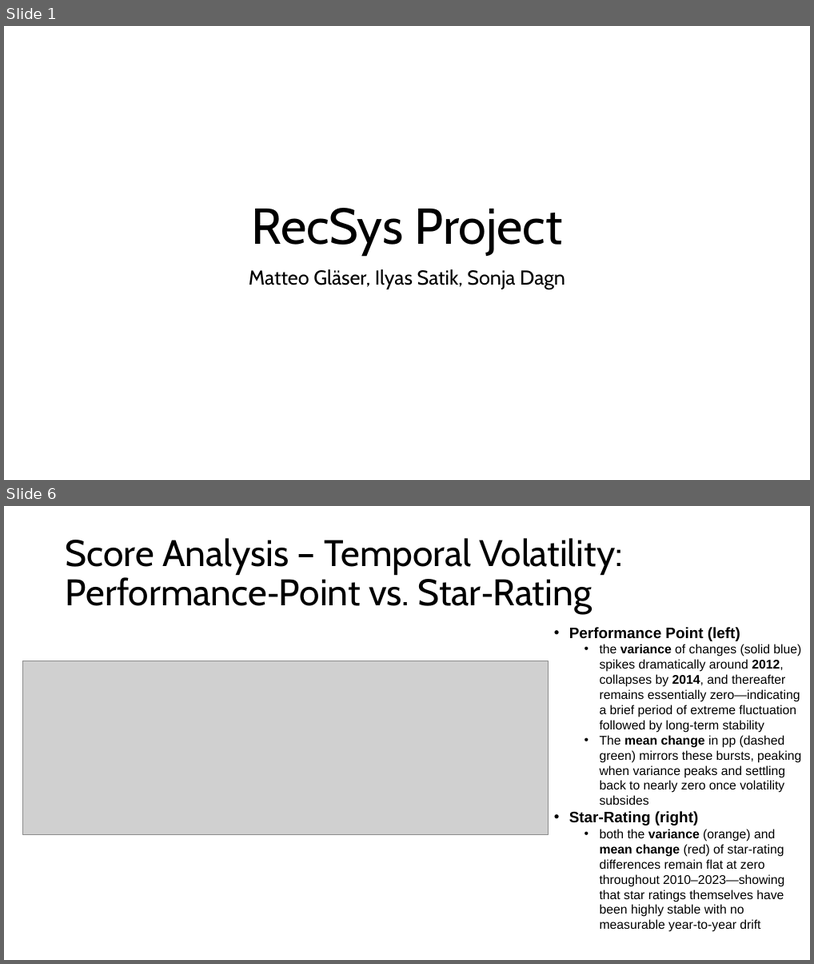
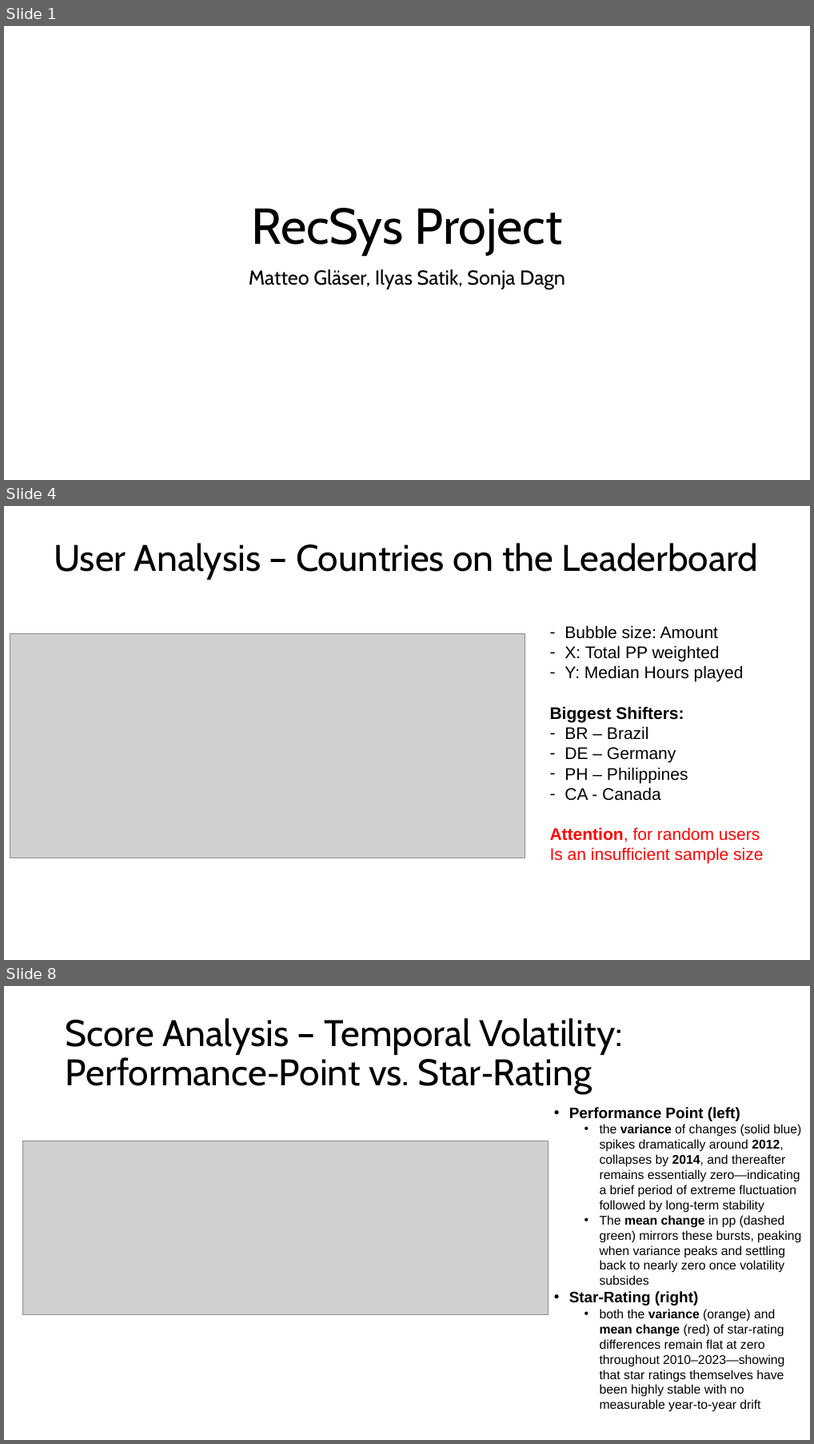
Before and after one commit to mattik01/Osu-RecSys-Study, a slide deck: documentation/Data Analysis.pptx. Shown one above the other, each under a label of ours: slides 1 and 6 before the commit, slides 1, 4 and 8 after it; the slides between them are not shown. The pictures are 814x964 and 814x1444 pixels, drawn with LibreOffice and Linux fonts; fonts in the diff are those of the drawing; grey boxes stand for pictures. Boxes give left, top, right and bottom in pixels: in the first picture for what was removed or moved away, otherwise in the second. Text is boxed around its words. In the diff, an @@ line names an element or a change of style, - is before the commit and + after.

```diff
--- a/documentation/Data Analysis.pptx
+++ b/documentation/Data Analysis.pptx
@@ slide 4 added at <box>4,506,810,960</box>, background #FFFFFF @@
@@ title added at <box>54,543,759,580</box>, 44 pt, text #000000 @@
+User Analysis – Countries on the Leaderboard
@@ text added at <box>550,625,763,864</box>, 20 pt, text #000000 @@
+– Bubble size: Amount
+– X: Total PP weighted
+– Y: Median Hours played
+Biggest Shifters:
+– BR – Brazil
+– DE – Germany
+– PH – Philippines
+– CA - Canada
+Attention, for random users
+Is an insufficient sample size
@@ picture added at <box>10,634,525,857</box> @@
@@ what was slide 6 is now slide 8 @@
```
Also in this commit, not shown: 3 slides changed, 4 other slides added, 1 slide removed, 42 other files.
